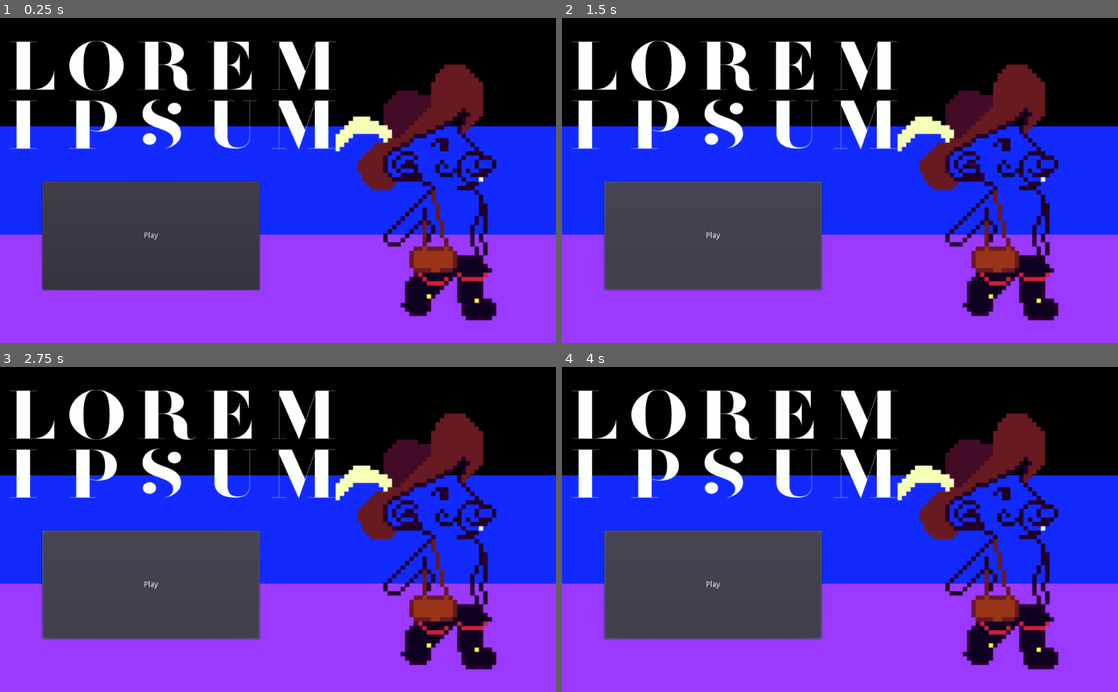
Above: before the commit, frames 1-4 (two rows, left to right).
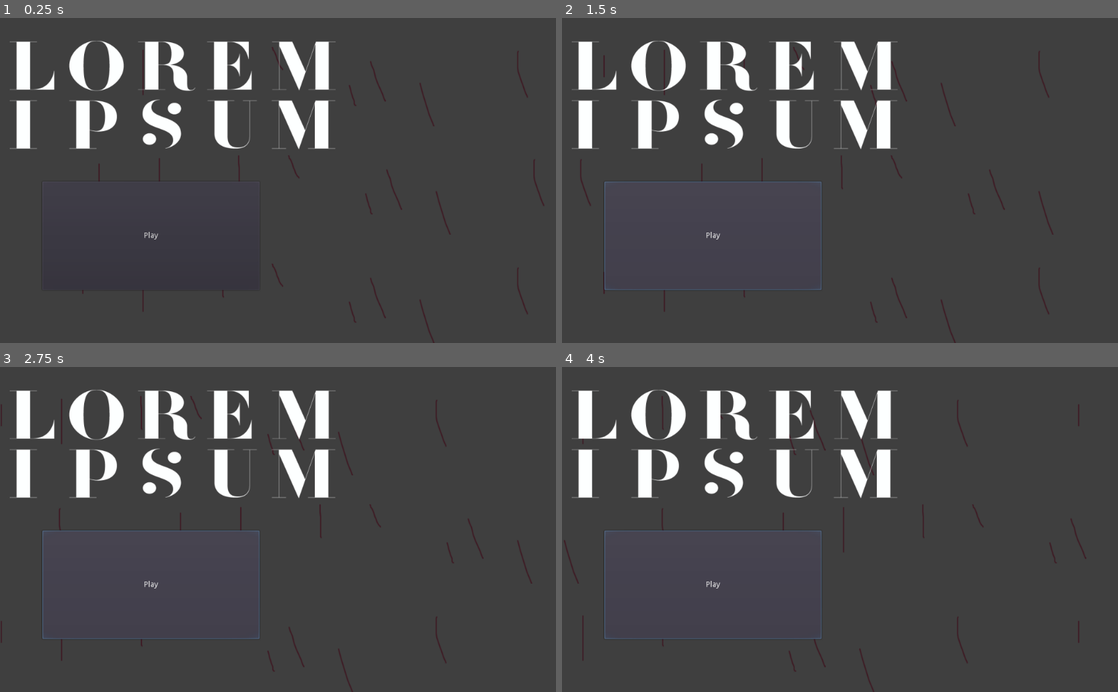
Above: after the commit, the same moments.

Repository: GazetaGaveta/GameJaaj7
Game: Godot game, scene res://PackedScenes/Telas/TelaInicial.tscn
Same seed, same stepped clock (60 frames per second), same inputs: the game is played once before the commit and once after it. The project has no main scene, so this scene is started directly.
Inputs:
- Up to frame 1 (0.25 s): no input
- Up to frame 2 (1.5 s): click "Play" at 0.5 s; click "Play" at 1.25 s
- Up to frame 3 (2.75 s): click "Play" at 2 s
- Up to frame 4 (4 s): no input

The runs differ from the first frame. In frame 1, 82% of the frame differs, in the area x 0-100%, y 0-100%; in frame 2, 82%; in frame 3, 82%; in frame 4, 82%.

Commit message:
Coisas se mexendo no menu

Diff:
--- a/Fundo1.tscn
+++ b/PackedScenes/Telas/BaseFundo.tscn
@@ -1,11 +1,8 @@
-[gd_scene load_steps=2 format=2]
-
-[ext_resource path="res://Imagens/bazoingazoings manconha.png" type="Texture" id=1]
+[gd_scene format=2]
 
 [node name="Fundo1" type="TextureRect"]
 margin_right = 1024.0
 margin_bottom = 200.0
-texture = ExtResource( 1 )
 stretch_mode = 2
 __meta__ = {
 "_edit_use_anchors_": false
--- /dev/null
+++ b/PackedScenes/Telas/FundoCeu.tscn
@@ -0,0 +1,7 @@
+[gd_scene load_steps=3 format=2]
+
+[ext_resource path="res://PackedScenes/Telas/BaseFundo.tscn" type="PackedScene" id=1]
+[ext_resource path="res://Imagens/bazoingazoings manconha.png" type="Texture" id=2]
+
+[node name="Fundo1" instance=ExtResource( 1 )]
+texture = ExtResource( 2 )
--- a/PackedScenes/Telas/FundoController.tscn
+++ /dev/null
@@ -1,14 +0,0 @@
-[gd_scene load_steps=3 format=2]
-
-[ext_resource path="res://Fundo1.tscn" type="PackedScene" id=1]
-[ext_resource path="res://FundoControler.gd" type="Script" id=2]
-
-[node name="Control" type="Control"]
-anchor_right = 1.0
-anchor_bottom = 1.0
-script = ExtResource( 2 )
-__meta__ = {
-"_edit_use_anchors_": false
-}
-fundo = ExtResource( 1 )
-direcao = -1
--- /dev/null
+++ b/PackedScenes/Telas/FundoMovimentando.tscn
@@ -0,0 +1,12 @@
+[gd_scene load_steps=2 format=2]
+
+[ext_resource path="res://Scripts/Telas/MovimentoFundo.gd" type="Script" id=1]
+
+[node name="MovimentoFundo" type="Control"]
+anchor_right = 1.0
+anchor_bottom = 1.0
+margin_bottom = -400.0
+script = ExtResource( 1 )
+__meta__ = {
+"_edit_use_anchors_": false
+}
--- a/PackedScenes/Telas/TelaInicial.tscn
+++ b/PackedScenes/Telas/TelaInicial.tscn
@@ -1,10 +1,8 @@
-[gd_scene load_steps=6 format=2]
+[gd_scene load_steps=4 format=2]
 
-[ext_resource path="res://Imagens/Bazoingazoings tutifruti.png" type="Texture" id=1]
-[ext_resource path="res://Imagens/Bazoingazoings.png" type="Texture" id=2]
-[ext_resource path="res://Imagens/Bazoingazoings afeminado.png" type="Texture" id=3]
-[ext_resource path="res://Imagens/ratotemp.png" type="Texture" id=4]
+[ext_resource path="res://PackedScenes/Telas/FundoCeu.tscn" type="PackedScene" id=2]
 [ext_resource path="res://Imagens/logo.png" type="Texture" id=5]
+[ext_resource path="res://PackedScenes/Telas/FundoMovimentando.tscn" type="PackedScene" id=7]
 
 [node name="Tela Inicial" type="Control"]
 margin_right = 1024.0
@@ -13,46 +11,42 @@
 "_edit_use_anchors_": false
 }
 
-[node name="Fundo" type="TextureRect" parent="."]
-anchor_right = 1.0
-margin_bottom = 200.0
-texture = ExtResource( 2 )
+[node name="MovimentoFundo" parent="." instance=ExtResource( 7 )]
+fundo = ExtResource( 2 )
+direcao = -1
+
+[node name="MovimentoFundo2" parent="." instance=ExtResource( 7 )]
+margin_top = 200.0
+margin_bottom = -200.0
+fundo = ExtResource( 2 )
+direcao = 1
+
+[node name="MovimentoFundo3" parent="." instance=ExtResource( 7 )]
+margin_top = 400.0
+margin_bottom = 0.0
+fundo = ExtResource( 2 )
+direcao = -1
+
+[node name="TextureRect3" type="TextureRect" parent="."]
+margin_left = 561.0
+margin_top = 107.0
+margin_right = 881.0
+margin_bottom = 427.0
 stretch_mode = 1
+flip_h = true
 __meta__ = {
 "_edit_lock_": true,
 "_edit_use_anchors_": false
 }
 
-[node name="TextureRect" type="TextureRect" parent="."]
-anchor_top = 0.5
-anchor_right = 1.0
-anchor_bottom = 0.5
-margin_top = -100.0
-margin_bottom = 100.0
-texture = ExtResource( 1 )
+[node name="TextureRect5" type="TextureRect" parent="."]
+margin_left = 371.0
+margin_top = 126.0
+margin_right = 1011.0
+margin_bottom = 766.0
+stretch_mode = 1
 __meta__ = {
 "_edit_lock_": true,
-"_edit_use_anchors_": false
-}
-
-[node name="TextureRect2" type="TextureRect" parent="."]
-anchor_top = 1.0
-anchor_right = 1.0
-anchor_bottom = 1.0
-margin_top = -200.0
-texture = ExtResource( 3 )
-__meta__ = {
-"_edit_lock_": true
-}
-
-[node name="TextureRect3" type="TextureRect" parent="."]
-margin_left = 602.0
-margin_top = 70.0
-margin_right = 1114.0
-margin_bottom = 582.0
-texture = ExtResource( 4 )
-stretch_mode = 1
-__meta__ = {
 "_edit_use_anchors_": false
 }
 
@@ -66,6 +60,7 @@
 texture = ExtResource( 5 )
 stretch_mode = 1
 __meta__ = {
+"_edit_lock_": true,
 "_edit_use_anchors_": false
 }
 
--- a/FundoControler.gd
+++ b/Scripts/Telas/MovimentoFundo.gd
@@ -12,7 +12,7 @@
 func _ready():
 	add_child(fundo.instance());
 	var f = fundo.instance();
-	f.rect_position.x = 1024;
+	f.rect_position.x = -direcao*1024;
 	f.name = "Fundo2";
 	add_child(f);
 	pass # Replace with function body.
@@ -22,10 +22,8 @@
 	$Fundo2.rect_position.x += direcao;
 	print(abs($Fundo1.rect_position.x));
 	if abs($Fundo1.rect_position.x) >= 1024:
-		$Fundo1.rect_position.x = -1*$Fundo1.rect_position.x;
-	elif abs($Fundo2.rect_position.x) >= 1024:
-		$Fundo2.rect_position.x = -1*$Fundo1.rect_position.x;
-	pass
+		$Fundo1.rect_position.x = 0;
+		$Fundo2.rect_position.x = -direcao*1024;
 
 # Called every frame. 'delta' is the elapsed time since the previous frame.
 #func _process(delta):
Binary file added: Imagens/pombo.png
Not shown, added: Imagens/pombo.png.import
